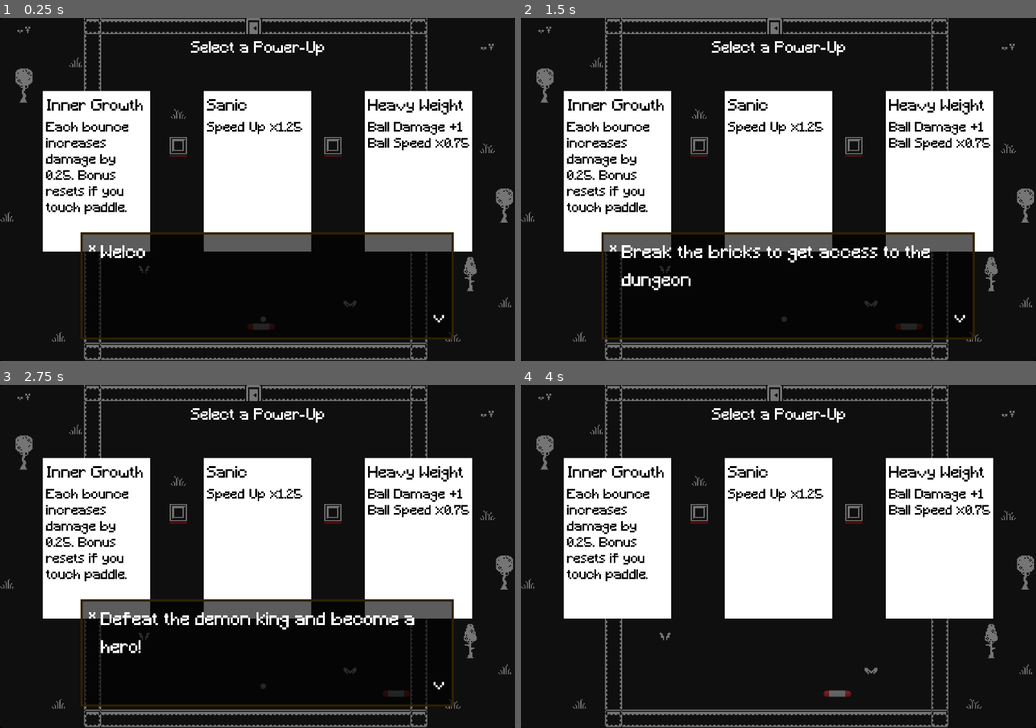
Above: before the commit, frames 1-4 (two rows, left to right).
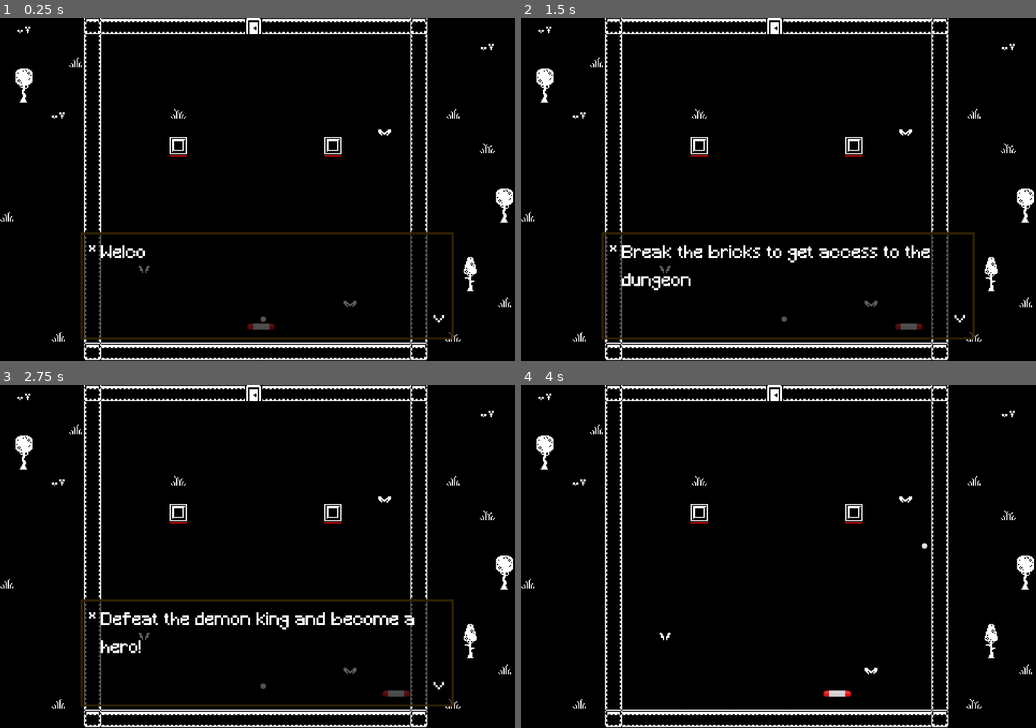
Above: after the commit, the same moments.

Repository: retro-dev-chuck/KenneyJam-Power2025
Game: Godot game, scene res://Sc_Game.tscn
Two runs of this game, one before a commit and one after it. Both use one fixed random seed, a clock stepped at 60 frames per second and the inputs below.
Inputs (mouse positions are in pixels of both pictures, inside the frame that each line leads up to):
- Up to frame 1 (0.25 s): no input
- Up to frame 2 (1.5 s): move the mouse to (891, 172) at 0.52 s; hold D (Right) 0.53-1.25 s; tap 1 (Door1) at 0.6 s; click (891, 172) at 0.67 s; tap 2 (Door2) at 0.8 s; drag from (675, 206) to (752, 258) at 1.27 s
- Up to frame 3 (2.75 s): tap Enter at 2 s; move the mouse to (309, 481) at 2.02 s; hold D (Right) from 2.03 s (still down); tap 3 (Door3) at 2.1 s; click (309, 481) at 2.17 s; tap 1 (Door1) at 2.3 s
- Up to frame 4 (4 s): release D (Right) at 2.75 s; tap Space at 2.75 s; drag from (752, 625) to (624, 505) at 2.77 s; move the mouse to (933, 607) at 3.52 s; hold A (Left) from 3.53 s (still down); tap 2 (Door2) at 3.6 s; click (933, 607) at 3.67 s; tap 3 (Door3) at 3.8 s

The runs differ from the first frame. In frame 1, 32% of the frame differs, in the area x 0-100%, y 0-100%; in frame 2, 31%; in frame 3, 31%; in frame 4, 32%.

Commit message:
Upgrades

Diff:
--- a/Ball/Ball.gd
+++ b/Ball/Ball.gd
@@ -19,6 +19,8 @@
 var _can_control: bool = false
 var init_pos: Vector2
 
+var bounces_since_last_touch: int = 0
+
 func _ready() -> void:
 	init_pos = global_position
 	current_damage = damage.duplicate(true)
@@ -32,7 +34,7 @@
 		add_child(player)
 		audio_pool.append(player)
 
-func _reset_pos(r: Room) -> void:
+func _reset_pos(_r: Room) -> void:
 	global_position = init_pos
 
 func _disable() -> void:
@@ -52,12 +54,22 @@
 		return
 	if bounce_cooldown > 0.0:
 		bounce_cooldown -= delta
-	var collision = move_and_collide(velocity * speed * delta, true)
+	var collision = move_and_collide(velocity * _speed() * delta, true)
 	if collision:
 		_handle_bounce(collision)
 	else:
-		move_and_collide(velocity * speed * delta)
+		move_and_collide(velocity * _speed() * delta)
 
+func _speed() -> float:
+	var result: float = speed
+	for i in range(Upgrade.upgrade_heavy):
+		result = result * 0.75
+	return result
+
+func get_damage() -> float:
+	var result: float = current_damage.amount
+	result = result + Upgrade.upgrade_heavy + bounces_since_last_touch * 0.25 * Upgrade.upgrade_bounce
+	return result
 
 func _handle_bounce(collision: KinematicCollision2D) -> void:
 	var collider = collision.get_collider()
@@ -87,16 +99,17 @@
 		global_position.y -= 3.0
 
 		play_sound(paddle_bounce_sfx)
-
+		bounces_since_last_touch = 0
 		if not damage_shake.is_playing and not bounce_shake.is_playing:
 			bounce_shake.play_shake()
 		bounce_cooldown = 0.3
 
 	else:
 		velocity = velocity.bounce(collision.get_normal())
+		bounces_since_last_touch += 1
 		if collider.has_method("damage"):
-			print("damage found " + str(collider))
-			collider.damage(current_damage, collision.get_position())
+			print("damage found " + str(get_damage()))
+			collider.damage(get_damage(), collision.get_position())
 			if not damage_shake.is_playing and not bounce_shake.is_playing:
 				damage_shake.play_shake()
 		else:
--- a/Combat/CombatBody2D.gd
+++ b/Combat/CombatBody2D.gd
@@ -2,5 +2,5 @@
 
 @export var combat_manager: CombatManager
 
-func damage(_damage: Damage, _pos: Vector2) -> void:
+func damage(_damage: float, _pos: Vector2) -> void:
 	combat_manager.apply_damage(_damage, _pos)
--- a/Combat/CombatManager.gd
+++ b/Combat/CombatManager.gd
@@ -14,14 +14,14 @@
 func _ready() -> void:
 	current_hp = health_res.duplicate(true)
 
-func apply_damage(damage: Damage, pos: Vector2) -> void:
+func apply_damage(damage: float, pos: Vector2) -> void:
 	if current_hp.amount == 0:
 		return
 	var pre_amount: float = current_hp.amount
-	current_hp.amount = max(0, current_hp.amount - damage.amount)
+	current_hp.amount = max(0, current_hp.amount - damage)
 	on_health_updated.emit(current_hp.amount)
 	if current_hp.amount == 0:
 		on_pre_death.emit()
-		on_died.emit(pre_amount, pos)
+		on_died.emit(damage, pos)
 	elif pre_amount != current_hp.amount:
-		on_damaged.emit(pre_amount - current_hp.amount, pos)
+		on_damaged.emit(damage, pos)
--- a/GameFlow/ControlManager.gd
+++ b/GameFlow/ControlManager.gd
@@ -1,6 +1,7 @@
 class_name ControlManager extends Node2D
 
 @export var room_transition: RoomTransition
+@onready var power_up_canvas_layer: CanvasLayer = $"../PowerUp_CanvasLayer"
 
 func _ready() -> void:
 	EventBus.on_room_completed.connect(_disable_controls)
@@ -8,13 +9,30 @@
 
 
 func _input(_event: InputEvent) -> void:
-	if State.is_selecting_door:
+	if State.is_selecting_power_up:
+		if Input.is_action_just_pressed("Door1"):
+			Upgrade.upgrade_1()
+			State.is_selecting_power_up = false
+			State.is_selecting_door = true
+			power_up_canvas_layer.visible = false
+		elif Input.is_action_just_pressed("Door2"):
+			Upgrade.upgrade_2()
+			State.is_selecting_power_up = false
+			State.is_selecting_door = true
+			power_up_canvas_layer.visible = false
+		elif Input.is_action_just_pressed("Door3"):
+			Upgrade.upgrade_3()
+			State.is_selecting_power_up = false
+			State.is_selecting_door = true
+			power_up_canvas_layer.visible = false
+	elif State.is_selecting_door:
 		if Input.is_action_just_pressed("Door1") or Input.is_action_just_pressed("Door2") or Input.is_action_just_pressed("Door3"):
+			State.is_selecting_door = false
 			room_transition.next_room()
-			State.is_selecting_door = false
 
 func _disable_controls() -> void:
-	State.is_selecting_door = true
+	State.is_selecting_power_up = true
+	power_up_canvas_layer.visible = true
 	EventBus.fire_disable_controls()
 
 
--- a/Globals/StateSc.gd
+++ b/Globals/StateSc.gd
@@ -4,3 +4,4 @@
 var story_end_time: float
 var is_game_over: bool = false
 var is_selecting_door: bool = false
+var is_selecting_power_up: bool = false
--- a/Sc_Game.tscn
+++ b/Sc_Game.tscn
@@ -141,6 +141,7 @@
 metadata/_custom_type_script = "uid://l7i61iddc0nh"
 
 [node name="PowerUp_CanvasLayer" type="CanvasLayer" parent="."]
+visible = false
 
 [node name="PanelContainer" type="PanelContainer" parent="PowerUp_CanvasLayer"]
 anchors_preset = 15
@@ -175,6 +176,7 @@
 offset_top = 8.0
 offset_right = 94.0
 offset_bottom = 31.0
+mouse_filter = 1
 text = "Inner Growth"
 label_settings = ExtResource("16_lttub")
 
@@ -184,6 +186,7 @@
 offset_top = 29.0
 offset_right = 94.0
 offset_bottom = 52.0
+mouse_filter = 1
 text = "Each bounce
 increases
 damage by
@@ -202,6 +205,7 @@
 offset_top = 8.0
 offset_right = 94.0
 offset_bottom = 31.0
+mouse_filter = 1
 text = "Sanic"
 label_settings = ExtResource("16_lttub")
 
@@ -211,6 +215,7 @@
 offset_top = 29.0
 offset_right = 94.0
 offset_bottom = 52.0
+mouse_filter = 1
 text = "Speed Up x1.25"
 label_settings = SubResource("LabelSettings_p81hm")
 
@@ -224,6 +229,7 @@
 offset_top = 8.0
 offset_right = 94.0
 offset_bottom = 31.0
+mouse_filter = 1
 text = "Heavy Weight"
 label_settings = ExtResource("16_lttub")
 
@@ -233,6 +239,7 @@
 offset_top = 29.0
 offset_right = 94.0
 offset_bottom = 52.0
+mouse_filter = 1
 text = "Ball Damage +1
 Ball Speed x0.75"
 label_settings = SubResource("LabelSettings_p81hm")
@@ -246,5 +253,42 @@
 offset_right = 63.0
 offset_bottom = 45.0
 grow_horizontal = 2
+mouse_filter = 1
 text = "Select a Power-Up"
 label_settings = ExtResource("14_kll0j")
+
+[node name="Label1" type="Label" parent="PowerUp_CanvasLayer"]
+anchors_preset = 5
+anchor_left = 0.5
+anchor_right = 0.5
+offset_left = -181.0
+offset_top = 228.0
+offset_right = -56.0
+offset_bottom = 251.0
+grow_horizontal = 2
+text = "Press 1"
+label_settings = ExtResource("14_kll0j")
+
+[node name="Label2" type="Label" parent="PowerUp_CanvasLayer"]
+anchors_preset = 5
+anchor_left = 0.5
+anchor_right = 0.5
+offset_left = -24.0
+offset_top = 228.0
+offset_right = 101.0
+offset_bottom = 251.0
+grow_horizontal = 2
+text = "Press 2"
+label_settings = ExtResource("14_kll0j")
+
+[node name="Label3" type="Label" parent="PowerUp_CanvasLayer"]
+anchors_preset = 5
+anchor_left = 0.5
+anchor_right = 0.5
+offset_left = 124.0
+offset_top = 228.0
+offset_right = 249.0
+offset_bottom = 251.0
+grow_horizontal = 2
+text = "Press 3"
+label_settings = ExtResource("14_kll0j")
--- /dev/null
+++ b/Upgrades/UpgradeSc.gd
@@ -0,0 +1,16 @@
+class_name UpgradeSc extends Node2D
+
+@export var upgrade_bounce: int = 0
+@export var upgrade_speed: int = 0
+@export var upgrade_heavy: int = 0
+
+
+func upgrade_1() -> void:
+	upgrade_bounce += 1
+
+func upgrade_2() -> void:
+	upgrade_speed += 1
+
+func upgrade_3() -> void:
+	upgrade_heavy += 1
+	print("Heavy upgraded to: " + str(upgrade_heavy))
--- a/project.godot
+++ b/project.godot
@@ -23,6 +23,7 @@
 EventBus="*res://Globals/EventBusSc.gd"
 State="*res://Globals/StateSc.gd"
 SaveManager="*res://Globals/SaveManagerSc.gd"
+Upgrade="*res://Upgrades/UpgradeSc.gd"
 
 [display]
 
Not shown, added: Upgrades/UpgradeSc.gd.uid
